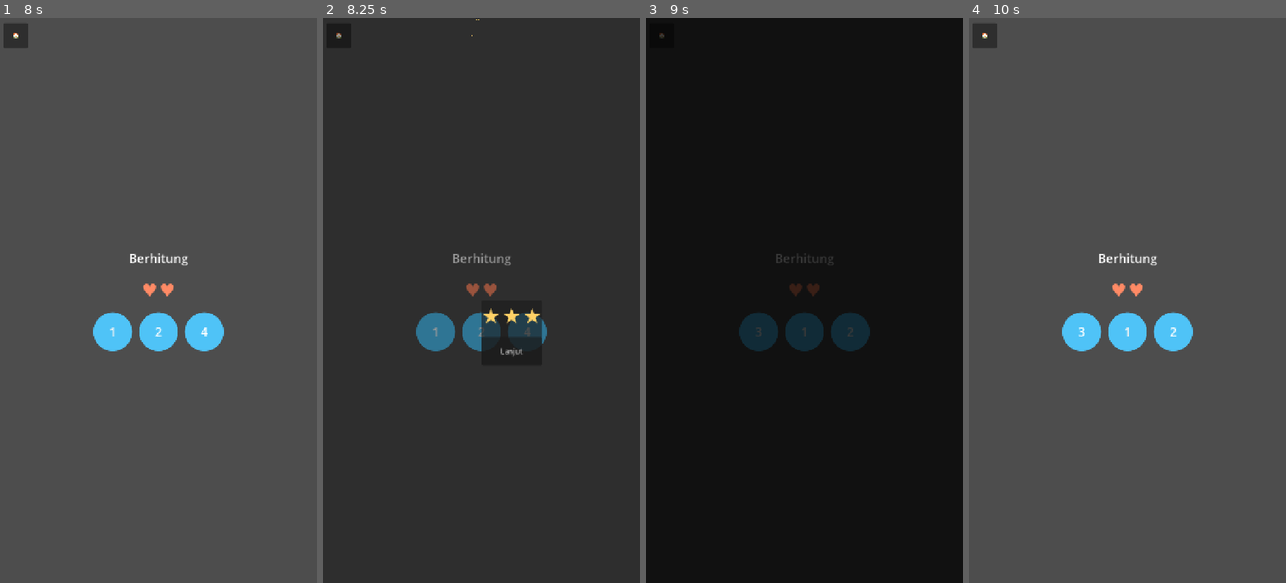
Above: before the commit, frames 1-4 (left to right).
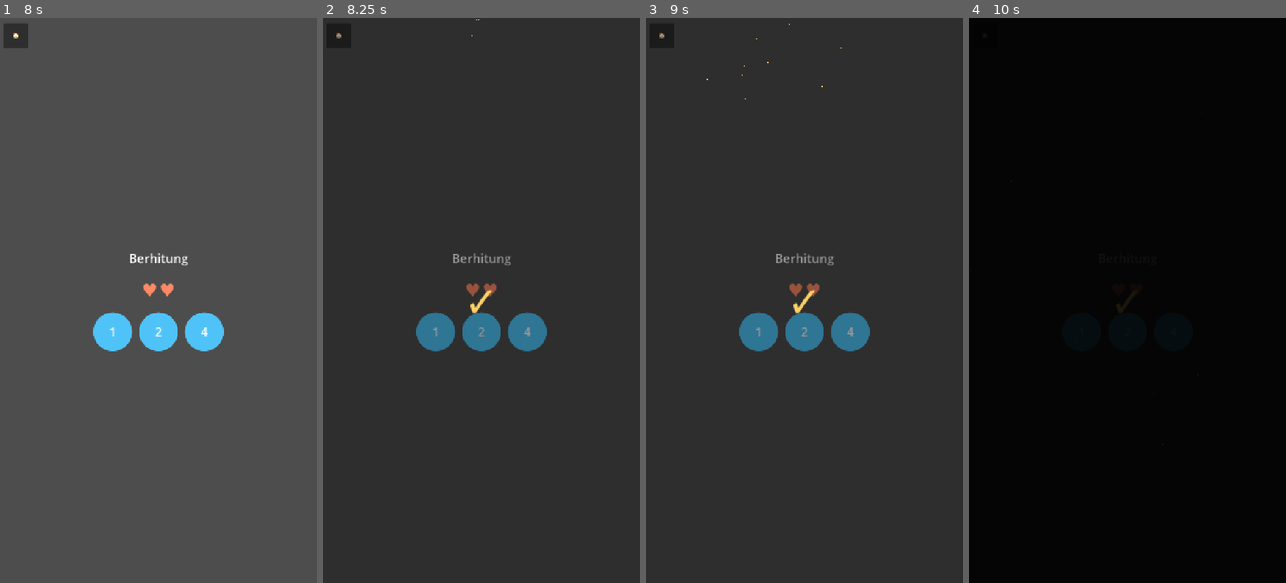
Above: after the commit, the same moments.

Repository: ptnusavisionmedia/game-balita
Game: Godot game, scene res://scenes/Splash.tscn
The game is run twice, just before and just after one commit, with the same random seed, the same clock (stepped at 60 frames per second) and the same inputs.
Inputs:
- Up to frame 1 (8 s): tap Enter at 0.5 s; click "▶ Play" at 2 s; click "3" at 2.75 s; click "4" at 3.5 s; click "2" at 4.25 s; click "5" at 5 s; click "4" at 5.75 s; click "5" at 6.5 s; click "1" at 7.25 s
- Up to frame 2 (8.25 s): click "2" at 8 s
- Up to frame 3 (9 s): click "Lanjut" (after the commit: "🏠") at 8.75 s
- Up to frame 4 (10 s): click "1" at 9.5 s

Frame 1 is identical in both runs. In frame 2, 1.2% of the frame differs, in the area x 46-70%, y 48-60%; in frame 3, 100%; in frame 4, 100%, in the area x 0-100%, y 0-100%.

Commit message:
fix: hapus jumlah bintang + tombol "Lanjut" manual dari StarRewardOverlay
Menampilkan skor/bintang ke anak tetap terasa seperti grading (bentuk
halus menang-kalah), dan tombol manual tidak perlu karena transisi
mode infinite harus otomatis. StarRewardOverlay sekarang cuma confetti
+ ikon centang, auto-lanjut ~1.8s tanpa interaksi anak. stars_earned
tetap direkam di ProgressRepository (data internal), tidak ditampilkan.

Co-Authored-By: Claude Sonnet 5 <noreply@anthropic.com>

Diff:
--- a/core/scripts/star_reward_overlay.gd
+++ b/core/scripts/star_reward_overlay.gd
@@ -1,22 +1,34 @@
 extends Control
 class_name StarRewardOverlay
-## Overlay perayaan di akhir sesi mini-game: confetti + jumlah bintang.
-## Dipakai sama oleh semua `feature_*` supaya rasa keberhasilannya konsisten.
-## Bukan framing "menang/kalah" — tombol "Lanjut" cuma pindah ke mini-game
-## lain (lihat prinsip #4 docs/UI_UX_DESIGN.md).
+## Overlay perayaan singkat di akhir sesi mini-game: confetti + 1 ikon
+## keberhasilan, lalu **otomatis** lanjut (tidak perlu tombol "Lanjut",
+## tidak ada jumlah bintang/skor ditampilkan).
+##
+## Update 2026-11-20: sebelumnya ada baris bintang (★☆☆) + tombol "Lanjut"
+## — user minta dihapus total, karena menampilkan "dapet berapa" tetap
+## terasa seperti skor/grading (bentuk lain dari menang/kalah). Sekarang
+## cuma perayaan + transisi otomatis, konsisten dengan prinsip #4
+## docs/UI_UX_DESIGN.md ("tidak ada game over yang menghukum" — dan versi
+## sebaliknya, tidak ada "menang" yang dikuantifikasi juga).
+##
+## `stars_earned` TETAP diterima lewat parameter (dipakai `ProgressRepository`
+## buat data progres internal, calon fitur dashboard orang tua nanti) tapi
+## **tidak pernah ditampilkan ke anak** di overlay ini.
 ##
 ## Confetti pakai `CPUParticles2D` bawaan Godot (particle system teruji),
 ## bukan animasi partikel buatan sendiri — lihat docs/LIBRARIES.md.
 
 signal continued
 
+const AUTO_CONTINUE_DELAY_SEC := 1.8
+
 @export var stars_earned: int = 0
-@export var max_stars: int = 3
 
 
 func _ready() -> void:
 	anchor_right = 1.0
 	anchor_bottom = 1.0
+	mouse_filter = Control.MOUSE_FILTER_IGNORE
 
 	var backdrop := ColorRect.new()
 	backdrop.color = Color(0, 0, 0, 0.4)
@@ -24,35 +36,28 @@
 	backdrop.anchor_bottom = 1.0
 	add_child(backdrop)
 
-	if stars_earned > 0:
-		_spawn_confetti()
+	_spawn_confetti()
 
-	var card := PanelContainer.new()
-	card.anchor_left = 0.5
-	card.anchor_top = 0.5
-	card.anchor_right = 0.5
-	card.anchor_bottom = 0.5
-	add_child(card)
+	# CenterContainer (bukan anchor 1-titik tanpa offset) supaya ikonnya
+	# tidak kolaps ke size (0,0) — lihat bug yang sama di
+	# parental_gate_dialog.gd, Decisions Log 2026-11-20.
+	var center := CenterContainer.new()
+	center.anchor_right = 1.0
+	center.anchor_bottom = 1.0
+	add_child(center)
 
-	var vbox := VBoxContainer.new()
-	vbox.add_theme_constant_override("separation", 16)
-	card.add_child(vbox)
+	var icon := Label.new()
+	icon.text = "✓"
+	icon.add_theme_font_size_override("font_size", 96)
+	icon.add_theme_color_override("font_color", AppColors.GOLD)
+	center.add_child(icon)
 
-	var stars_row := HBoxContainer.new()
-	stars_row.alignment = BoxContainer.ALIGNMENT_CENTER
-	vbox.add_child(stars_row)
-	for i in range(max_stars):
-		var star := Label.new()
-		star.text = "★" if i < stars_earned else "☆"
-		star.add_theme_font_size_override("font_size", 48)
-		star.add_theme_color_override("font_color", AppColors.GOLD)
-		stars_row.add_child(star)
+	var tween := create_tween()
+	icon.scale = Vector2.ZERO
+	tween.tween_property(icon, "scale", Vector2.ONE, 0.3).set_trans(Tween.TRANS_BACK).set_ease(Tween.EASE_OUT)
 
-	var continue_button := Button.new()
-	continue_button.text = "Lanjut"
-	continue_button.custom_minimum_size = Vector2(120, 64)
-	continue_button.pressed.connect(func(): continued.emit())
-	vbox.add_child(continue_button)
+	await get_tree().create_timer(AUTO_CONTINUE_DELAY_SEC).timeout
+	continued.emit()
 
 
 func _spawn_confetti() -> void:
Not shown, changed: docs/PLAN_BASE_MODEL.md
Not shown, changed: docs/UI_UX_DESIGN.md
Not shown, changed: docs/WORK_BREAKDOWN.md
Not shown, changed: obsidian-vault/Decisions Log.md
Not shown, changed: obsidian-vault/Specs/feature_angka.md
